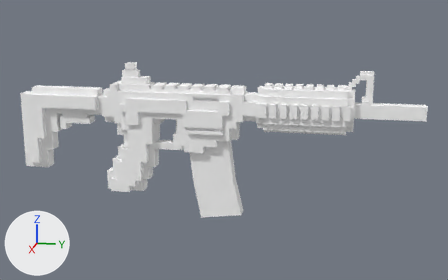
An edit to the Blender file 3dguns/models/m4a1.blend, drawn before and after from the same camera.
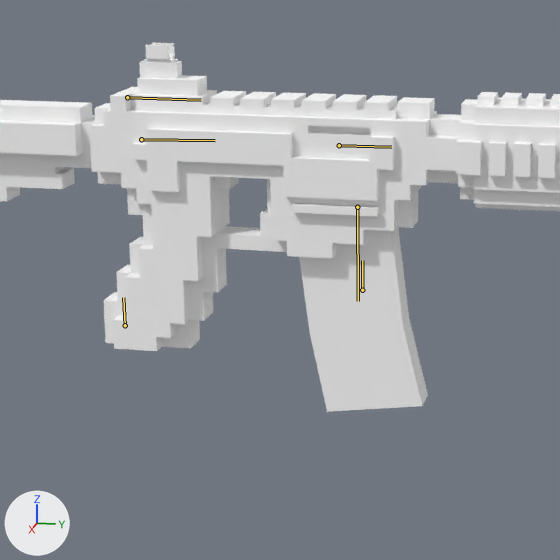
Each version appears first whole from a camera (50 mm lens) standing at (12.67, 3.72, 1.62) and looking at (-0.06, 1.18, -1.56), and next in a close-up on the part from 14% to 67% of the width and 16% to 100% of the height. The axes (+X, +Y, +Z) are drawn at lower left. The lights are the same throughout. Both versions are drawn at frame 0 of the action 'ArmatureAction.001'; the numbers are the values there. The bones that bend it are drawn over the model as lines in the close-ups.

Names of what the first close-up shows: 'm4a1_mesh'.
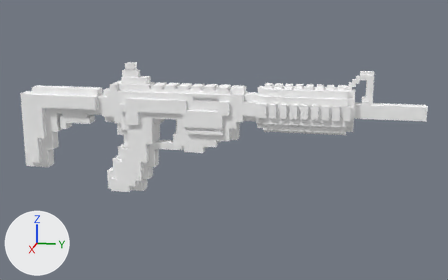
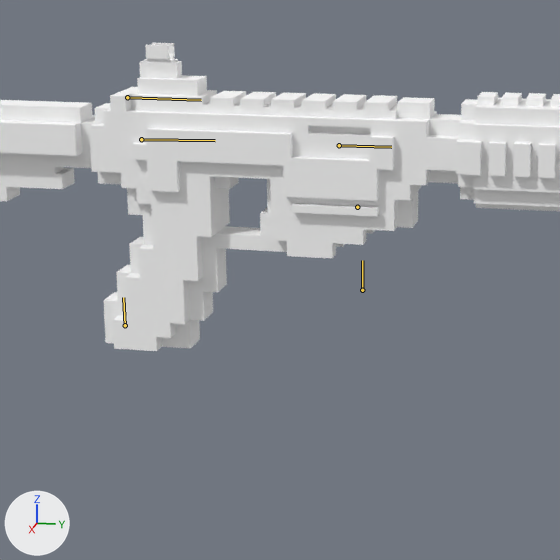
Edits to the bpy script that builds the scene:
```text
Change bone_magazine:
    where bone_magazine = bpy.data.objects['Armature'].pose.bones['Magazine']  # child of 'm4a1_bone'
    bone_magazine.scale: (1.0, 1.0, 1.0) -> (0.0, 0.0, 0.0)
```

What differs and where, as boxes [x1, y1, x2, y2] in the close-ups (560 x 560 px):
'm4a1_mesh', posed: before [0, 43, 560, 412]; after [0, 43, 560, 351]
bone 'Magazine', root to tip: before (357, 207) to (358, 301); after (357, 207) to (357, 207)
